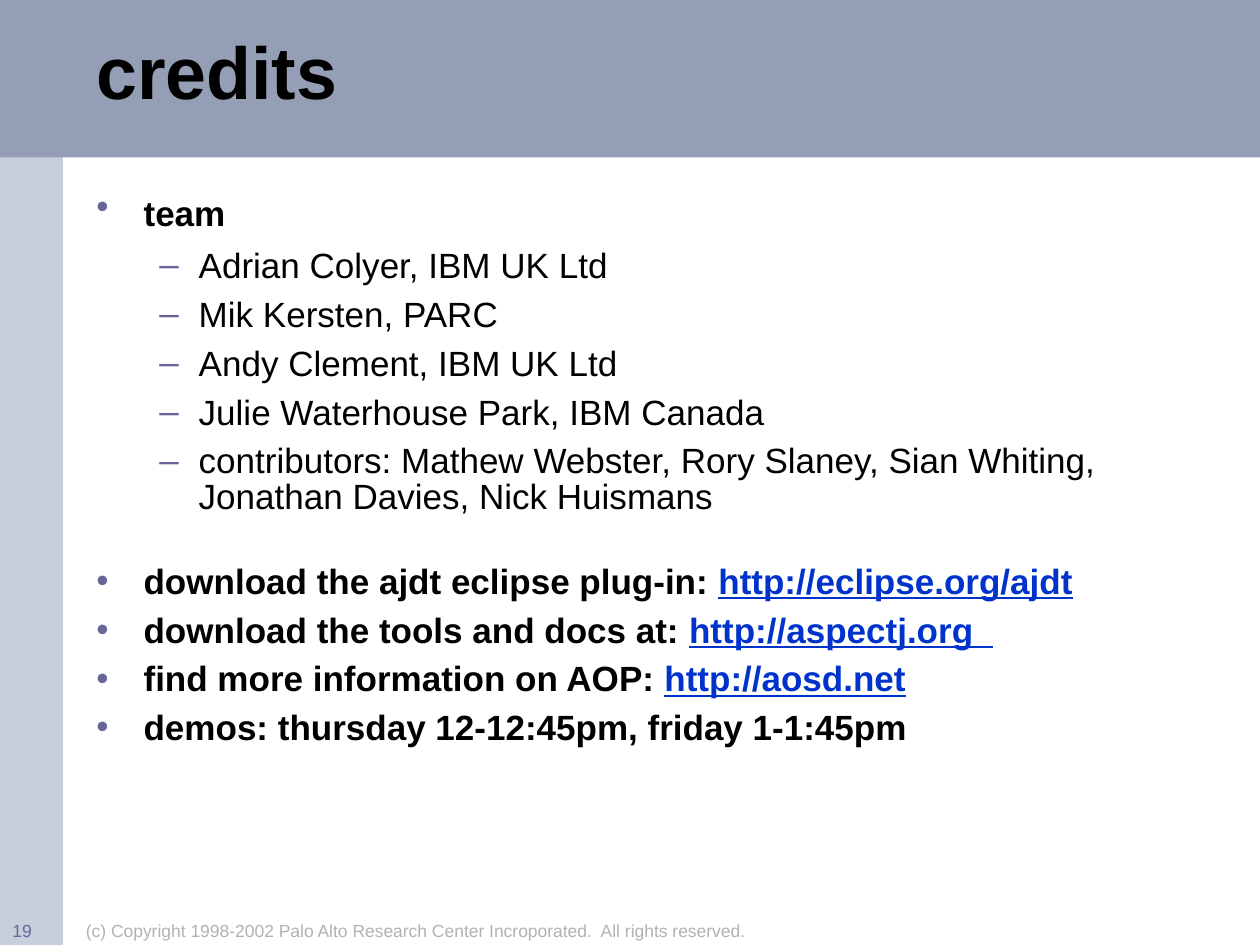
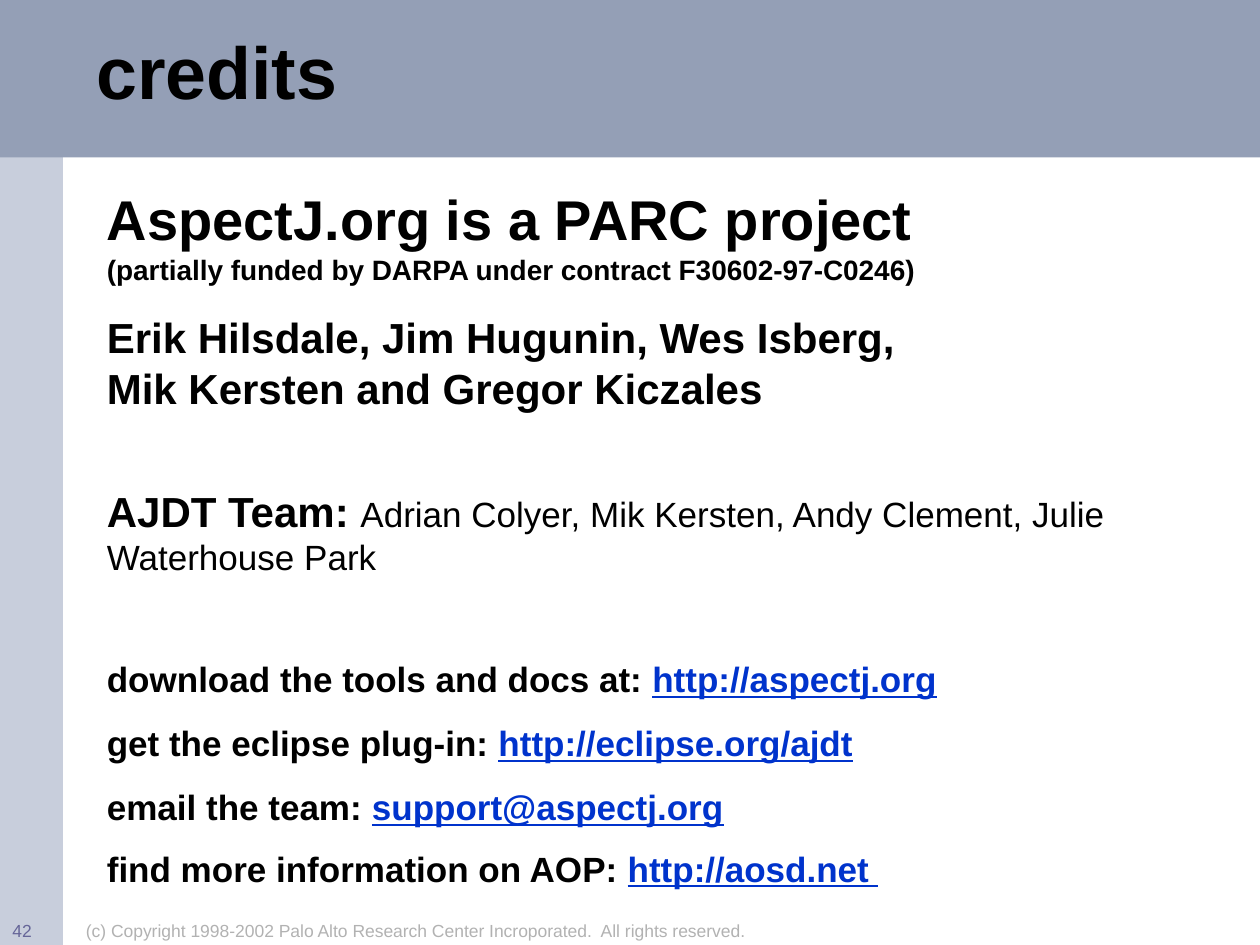
Before and after one commit to eclipse-aspectj/aspectj, a slide deck: slide 42 of docs/teaching/demos/oopsla2002.ppt (slide 19 before the commit). Drawn at 1260x945 pixels with LibreOffice and Linux fonts; fonts in the diff are those of the drawing; background and template pictures are left out. Boxes give left, top, right and bottom in pixels: in the first picture for what was removed or moved away, otherwise in the second. Text is boxed around its words. In the diff, an @@ line names an element or a change of style, - is before the commit and + after.

Commit message:
Fixed slide version.

```diff
--- a/docs/teaching/demos/oopsla2002.ppt
+++ b/docs/teaching/demos/oopsla2002.ppt
@@ text added at box(107, 199, 1104, 889), 20 pt, text #000000, bold @@
+AspectJ.org is a PARC project
+(partially funded by DARPA under contract F30602-97-C0246)
+Erik Hilsdale, Jim Hugunin, Wes Isberg,
+Mik Kersten and Gregor Kiczales
+AJDT Team: Adrian Colyer, Mik Kersten, Andy Clement, Julie Waterhouse Park
+download the tools and docs at: http://aspectj.org
+get the eclipse plug-in: http://eclipse.org/ajdt
+email the team: support@aspectj.org
+find more information on AOP: http://aosd.net
@@ text removed at box(144, 203, 1095, 747) @@
-• team
-  – Adrian Colyer, IBM UK Ltd
-  – Mik Kersten, PARC
-  – Andy Clement, IBM UK Ltd
-  – Julie Waterhouse Park, IBM Canada
-  – contributors: Mathew Webster, Rory Slaney, Sian Whiting, Jonathan Davies, Nick Huismans
-• download the ajdt eclipse plug-in: http://eclipse.org/ajdt
-• download the tools and docs at: http://aspectj.org
-• find more information on AOP: http://aosd.net
-• demos: thursday 12-12:45pm, friday 1-1:45pm
@@ page number at box(12, 925, 31, 937): text changed @@
-19
+42
```
Also in this commit, not shown: 14 other slides changed, 23 slides added.
